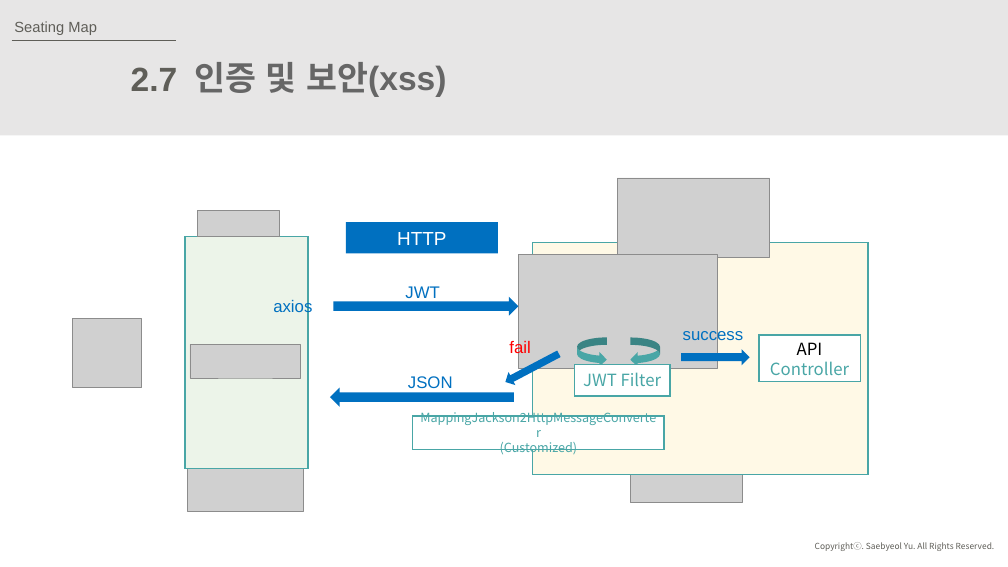
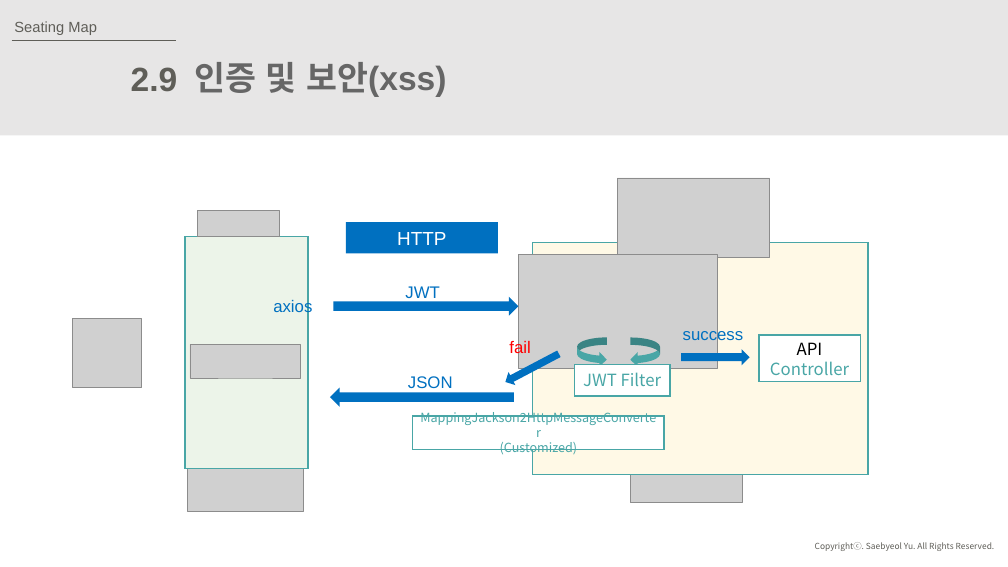
Before and after one commit to JuJinPark/interproject-process, a slide deck: slide 20 of 발표/internProject(20191015).pptx (slide 17 before the commit). Drawn at 1008x567 pixels with LibreOffice and Linux fonts; fonts in the diff are those of the drawing; grey boxes stand for pictures. Boxes give left, top, right and bottom in pixels: in the first picture for what was removed or moved away, otherwise in the second. Text is boxed around its words. In the diff, an @@ line names an element or a change of style, - is before the commit and + after.

```diff
--- a/발표/internProject(20191015).pptx
+++ b/발표/internProject(20191015).pptx
@@ text at box(131, 67, 178, 92): text changed @@
-2.7
+2.9
```
Also in this commit, not shown: 10 other slides changed, 3 slides added.
